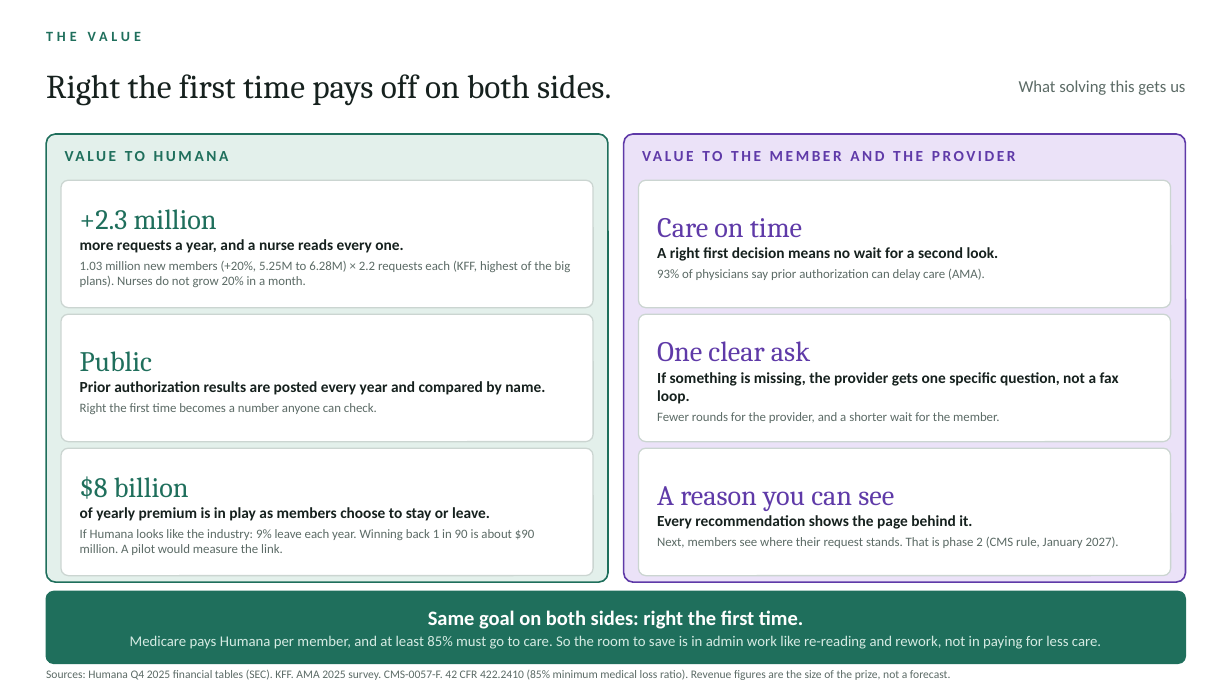
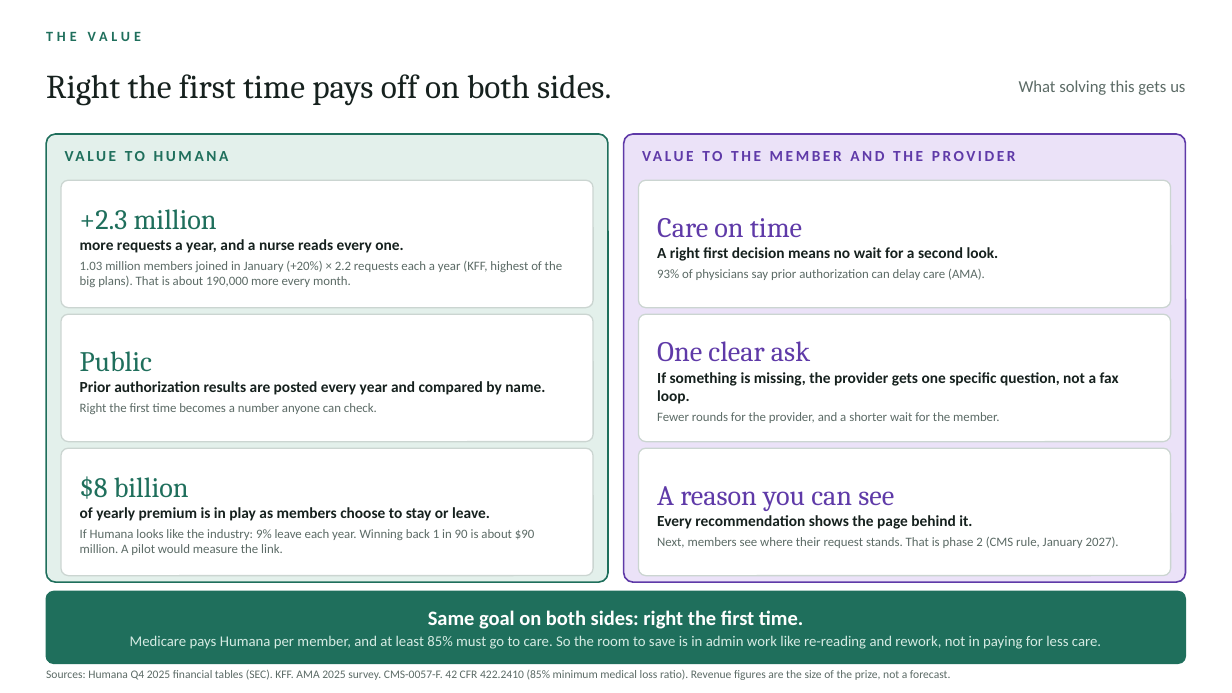
Before and after one commit to nishamishra12/humana-pa-prototype, a slide deck: slide 1 of deck/journey/Value.pptx. Drawn at 1232x693 pixels with LibreOffice and Linux fonts; fonts in the diff are those of the drawing. Boxes give left, top, right and bottom in pixels: in the first picture for what was removed or moved away, otherwise in the second. Text is boxed around its words. In the diff, an @@ line names an element or a change of style, - is before the commit and + after.

```diff
--- a/deck/journey/Value.pptx
+++ b/deck/journey/Value.pptx
@@ text in rounded rectangle at [80,261,562,287]: text changed @@
-1.03 million new members (+20%, 5.25M to 6.28M) × 2.2 requests each (KFF, highest of the big plans). Nurses do not grow 20% in a month.
+1.03 million members joined in January (+20%) × 2.2 requests each a year (KFF, highest of the big plans). That is about 190,000 more every month.
```
Also in this commit, not shown: 5 other files.
